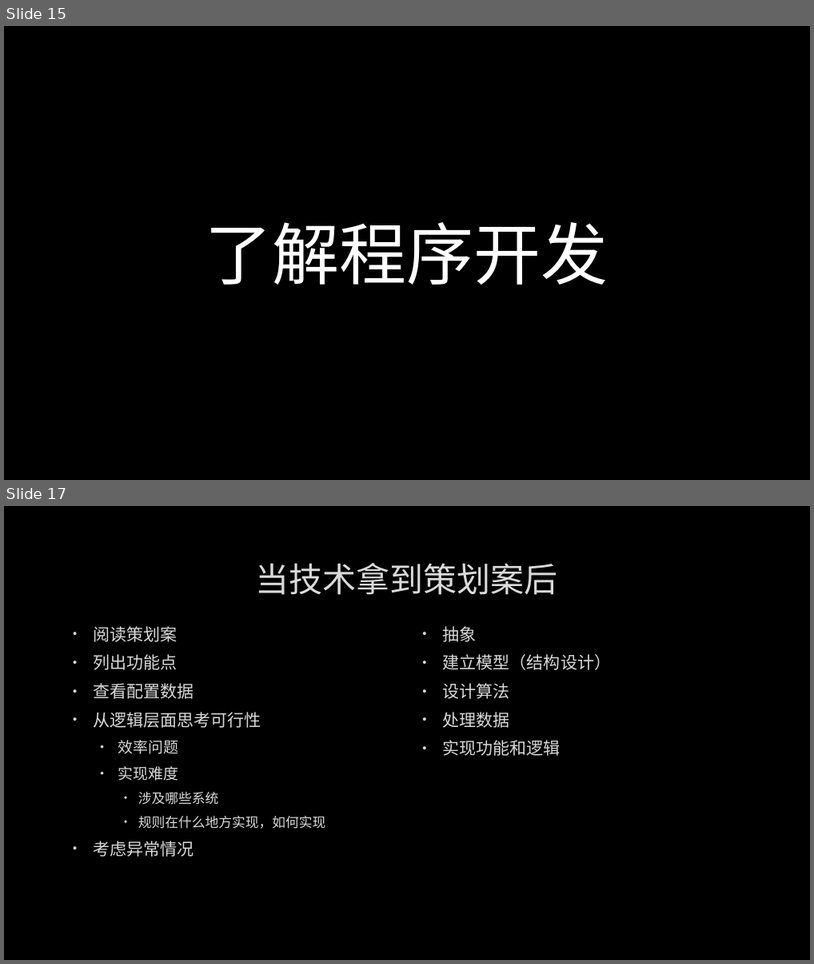
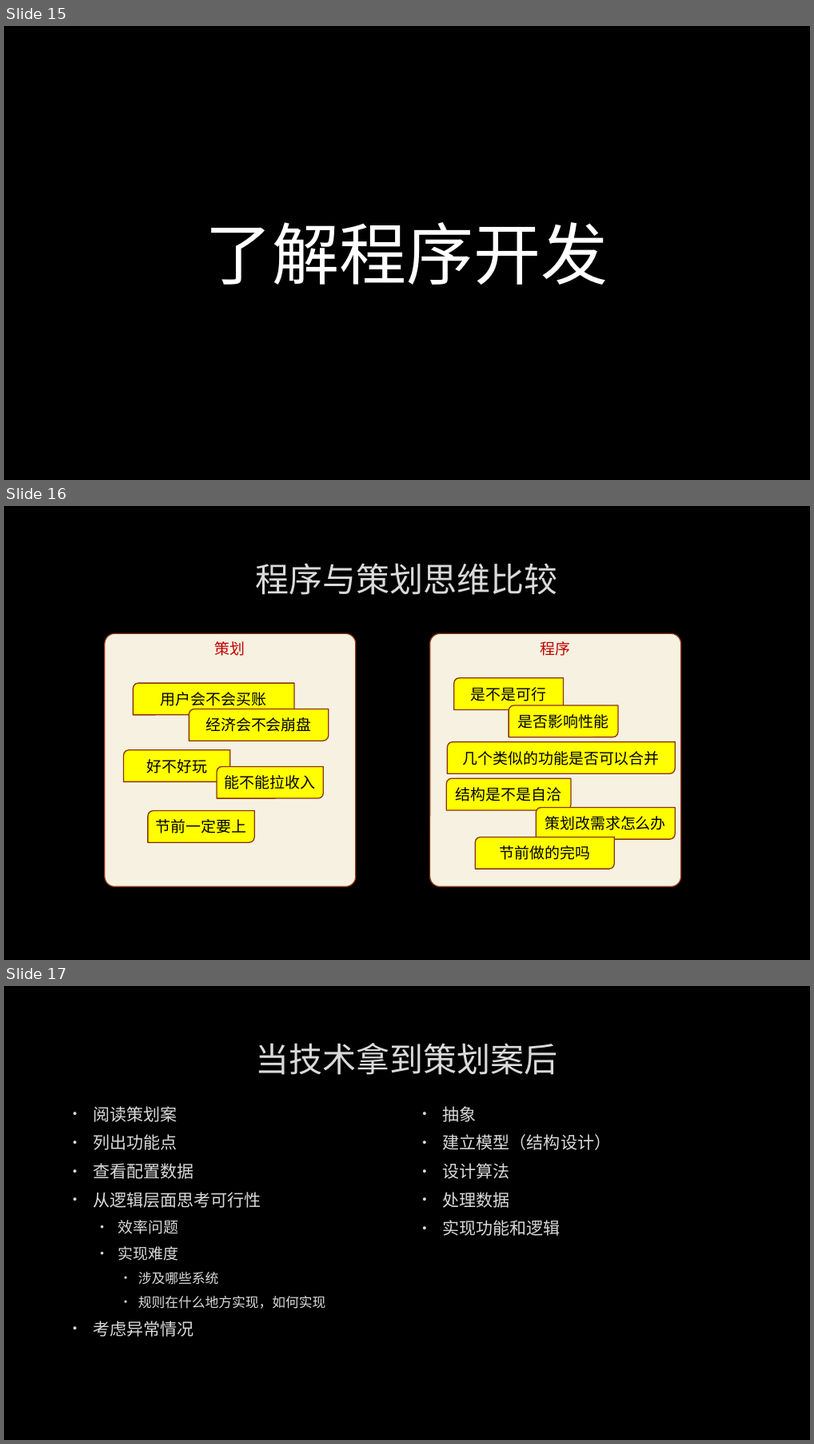
Before and after one commit to albertclass/Lessons, a slide deck: communication/策划与程序沟通技巧.pptx. Shown one above the other, each under a label of ours: slides 15 and 17 before the commit, slides 15, 16 and 17 after it; the slides between them are not shown. The pictures are 814x964 and 814x1444 pixels, drawn with LibreOffice and Linux fonts; fonts in the diff are those of the drawing; background and template pictures are left out. Boxes give left, top, right and bottom in pixels: in the first picture for what was removed or moved away, otherwise in the second. Text is boxed around its words. In the diff, an @@ line names an element or a change of style, - is before the commit and + after.

```diff
--- a/communication/策划与程序沟通技巧.pptx
+++ b/communication/策划与程序沟通技巧.pptx
@@ slide 16 added at <box>4,506,810,960</box>, background picture (left out) @@
@@ title added at <box>256,563,558,595</box>, 40 pt, text #DADADA @@
+程序与策划思维比较
@@ rounded rectangle added at <box>105,634,355,887</box>, fill #F6F1E1, outline #8B3314 1.25 pt, 18 pt, text #C00000 @@
+策划
@@ rounded rectangle added at <box>430,634,682,887</box>, fill #F6F1E1, outline #8B3314 1.25 pt, 18 pt, text #C00000 @@
+程序
@@ round diag rect added at <box>133,684,294,716</box>, fill #FFFF00, outline #8B3314 1.25 pt, 18 pt, text #000000 @@
+用户会不会买账
@@ round diag rect added at <box>454,678,563,710</box>, fill #FFFF00, outline #8B3314 1.25 pt, 18 pt, text #000000 @@
+是不是可行
@@ round diag rect added at <box>189,708,329,740</box>, fill #FFFF00, outline #8B3314 1.25 pt, 18 pt, text #000000 @@
+经济会不会崩盘
@@ round diag rect added at <box>509,705,618,737</box>, fill #FFFF00, outline #8B3314 1.25 pt, 18 pt, text #000000 @@
+是否影响性能
@@ round diag rect added at <box>447,742,675,774</box>, fill #FFFF00, outline #8B3314 1.25 pt, 18 pt, text #000000 @@
+几个类似的功能是否可以合并
@@ round diag rect added at <box>124,750,230,782</box>, fill #FFFF00, outline #8B3314 1.25 pt, 18 pt, text #000000 @@
+好不好玩
@@ round diag rect added at <box>217,766,323,798</box>, fill #FFFF00, outline #8B3314 1.25 pt, 18 pt, text #000000 @@
+能不能拉收入
@@ round diag rect added at <box>447,778,571,810</box>, fill #FFFF00, outline #8B3314 1.25 pt, 18 pt, text #000000 @@
+结构是不是自洽
@@ round diag rect added at <box>148,810,254,842</box>, fill #FFFF00, outline #8B3314 1.25 pt, 18 pt, text #000000 @@
+节前一定要上
@@ round diag rect added at <box>536,808,675,840</box>, fill #FFFF00, outline #8B3314 1.25 pt, 18 pt, text #000000 @@
+策划改需求怎么办
@@ round diag rect added at <box>475,837,614,869</box>, fill #FFFF00, outline #8B3314 1.25 pt, 18 pt, text #000000 @@
+节前做的完吗
```
Also in this commit, not shown: 9 slides changed, 1 other slide added, 2 slides removed.
